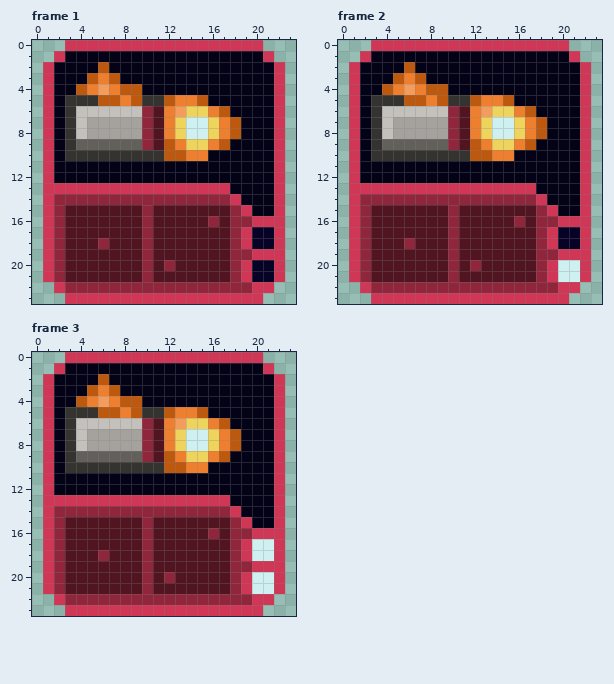
One commit to this pixel-art file: Art/Textures/Tiles/RedTiles/incendiary_round.aseprite. That is the earlier state.
24x24 pixels, 3 frames. Shown: frame 1, frame 2, frame 3.
After:
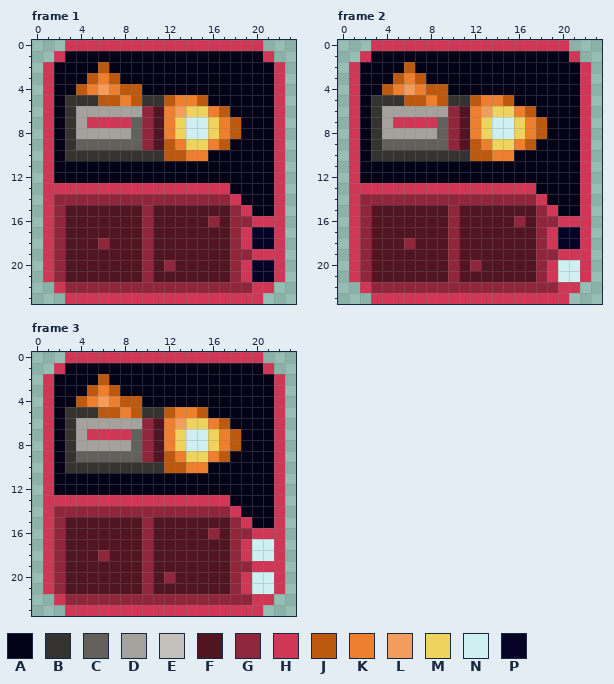
Palette (. is transparent): A #040217  B #343330  C #63605c  D #a5a29d  E #c4c1bc  F #511521  G #90263c  H #d03656  J #bd580f  K #ee7f2f  L #f29c5d  M #eed35d  N #cef0f1  P #070326
Change:
--- frame 1
@@ x 2..11 @@
  5 ABBBJJKJBB
- 6 ABEEEEEEGF
- 7 ABEDDDDDGF
- 8 ABEDDDDDGF
+ 6 ABDDDDDDGF
+ 7 ABDHHHHCGF
+ 8 ABDDDDDCGF
  9 ABCCCCCCGF
--- frame 2: the same change as frame 1
--- frame 3: the same change as frame 1
Boxes around the changes in both pictures, in picture pixels (x1, y1, x2, y2):
changed: (76, 106, 142, 139)
changed: (382, 106, 448, 139)
changed: (76, 418, 142, 451)
